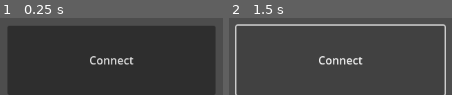
Above: before the commit, frames 1-2 (left to right).
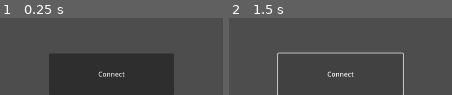
Above: after the commit, the same moments.

Repository: CyberGardenDrone/Application
Game: Godot game, scene res://Content/Scenes/root.tscn
Two runs of this game, one before a commit and one after it. Both use one fixed random seed, a clock stepped at 60 frames per second and the inputs below.
Inputs:
- Up to frame 1 (0.25 s): no input
- Up to frame 2 (1.5 s): tap Enter at 0.5 s; click "Connect" at 1.25 s

The runs differ from the first frame. In frame 1, 54% of the frame differs, in the area x 3-97%, y 10-100%; in frame 2, 7.6%.
Error before the commit: Unable to iterate on object of type 'Nil'. (res://Content/Scripts/Server.gd:36)

Commit message:
Добавлена обработка потери сигнала

Diff:
--- a/Content/Scenes/menu.tscn
+++ b/Content/Scenes/menu.tscn
@@ -1,6 +1,7 @@
-[gd_scene load_steps=2 format=3 uid="uid://cmcbhxxqxlnjj"]
+[gd_scene load_steps=3 format=3 uid="uid://cmcbhxxqxlnjj"]
 
 [ext_resource type="Script" path="res://Content/Scripts/menu.gd" id="1_yhqol"]
+[ext_resource type="Theme" uid="uid://c6wda8j3vitgu" path="res://Content/Themes/Menu.tres" id="2_bx2ob"]
 
 [node name="Menu" type="Control"]
 layout_mode = 3
@@ -31,4 +32,5 @@
 anchor_bottom = 1.0
 grow_horizontal = 2
 grow_vertical = 2
+theme = ExtResource("2_bx2ob")
 text = "Connect"
--- a/Content/Scenes/root.tscn
+++ b/Content/Scenes/root.tscn
@@ -10,4 +10,4 @@
 
 [node name="Menu" parent="." instance=ExtResource("1_1dvv8")]
 
-[connection signal="UpdateScreen" from="Server" to="Menu" method="_update_screen"]
+[connection signal="LostConnection" from="Server" to="Menu" method="_lost_connection"]
--- a/Content/Scripts/Server.gd
+++ b/Content/Scripts/Server.gd
@@ -1,27 +1,26 @@
 extends Node
 
-signal UpdateScreen(Sprite : Sprite2D)
+signal LostConnection
 
-@export_category("Server settings")
-@export var port : int = 11130
-@export var host = "http://10.42.0.1:11130"
+#Настройки клиента из инспектора
+@export_category("Client settings")
+@export var port = "11130"
+@export var host = "http://10.42.0.1"
+
+#Объект клиента
 var http_request : HTTPRequest
-var Menu : Control
-var OutSprite : Sprite2D
 var error = 0
-var headers = []
 
 # Called when the node enters the scene tree for the first time.
 func _ready():
 	http_request = HTTPRequest.new()
 	add_child(http_request)
 	http_request.request_completed.connect(self._http_request_completed)
-	var error = http_request.request(host+"/api/get")
+	var error = http_request.request(host + port + "/api/get")
 	if error != OK:
 		push_error("An error occurred in the HTTP request.")
-	print(error)
-
-	Menu = get_node("Menu")
+	else:
+		LostConnection.emit()
 
 # Called every frame. 'delta' is the elapsed time since the previous frame.`
 func _process(delta):
@@ -33,7 +32,10 @@
 	json.parse(body.get_string_from_utf8())
 	var response = json.get_data()
 
-	for str in response:
-		print(str)
-		var st : String = str
-		#print(st.substr(0, 5))
+	if response != null:
+		for str in response:
+			print(str)
+			var st : String = str
+			#print(st.substr(0, 5))
+	else:
+		return null
--- a/Content/Scripts/menu.gd
+++ b/Content/Scripts/menu.gd
@@ -11,10 +11,5 @@
 func _process(delta):
 	pass
 
-
-func _update_screen(Sprite):
-	if Sprite != null:
-		ScreenViewer = Sprite
-		print("Что-то пришло")
-	else:
-		printerr("Что-то пошло не так")
+func _lost_connection():
+	print("Connection lost")
--- /dev/null
+++ b/Content/Themes/Menu.tres
@@ -0,0 +1,3 @@
+[gd_resource type="Theme" format=3 uid="uid://c6wda8j3vitgu"]
+
+[resource]
--- a/project.godot
+++ b/project.godot
@@ -15,6 +15,11 @@
 config/features=PackedStringArray("4.2", "Mobile")
 config/icon="res://icon.svg"
 
+[display]
+
+window/size/viewport_width=1920
+window/size/viewport_height=1080
+
 [rendering]
 
 renderer/rendering_method="mobile"
